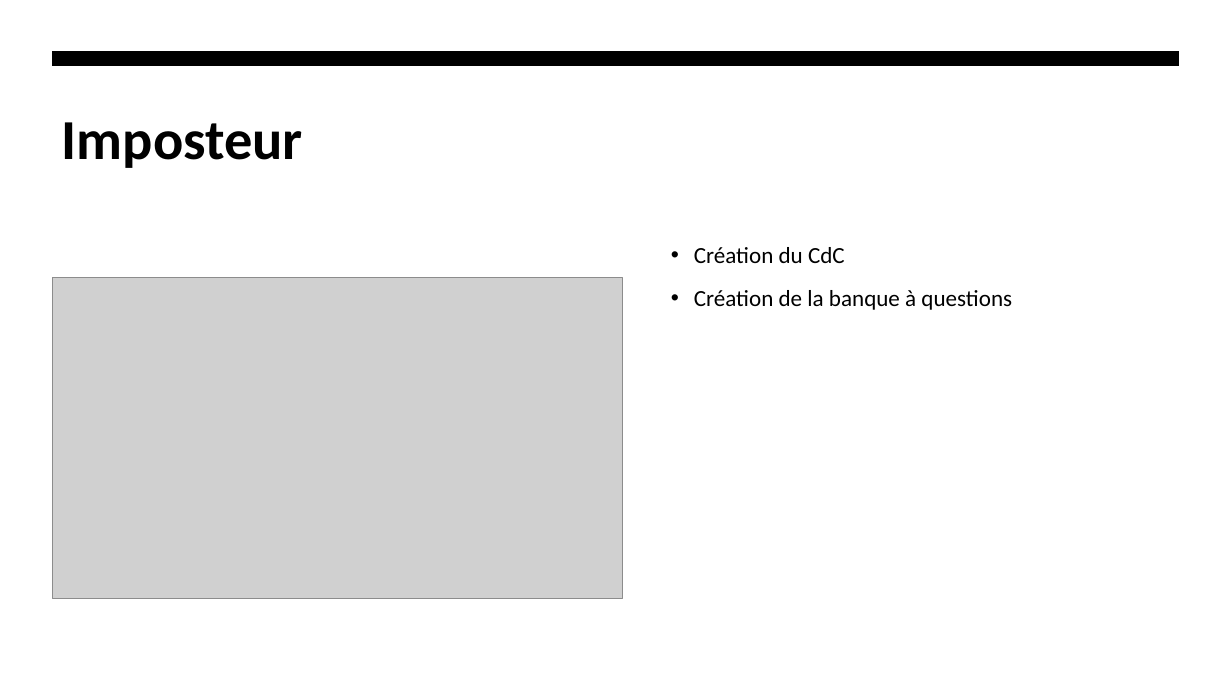
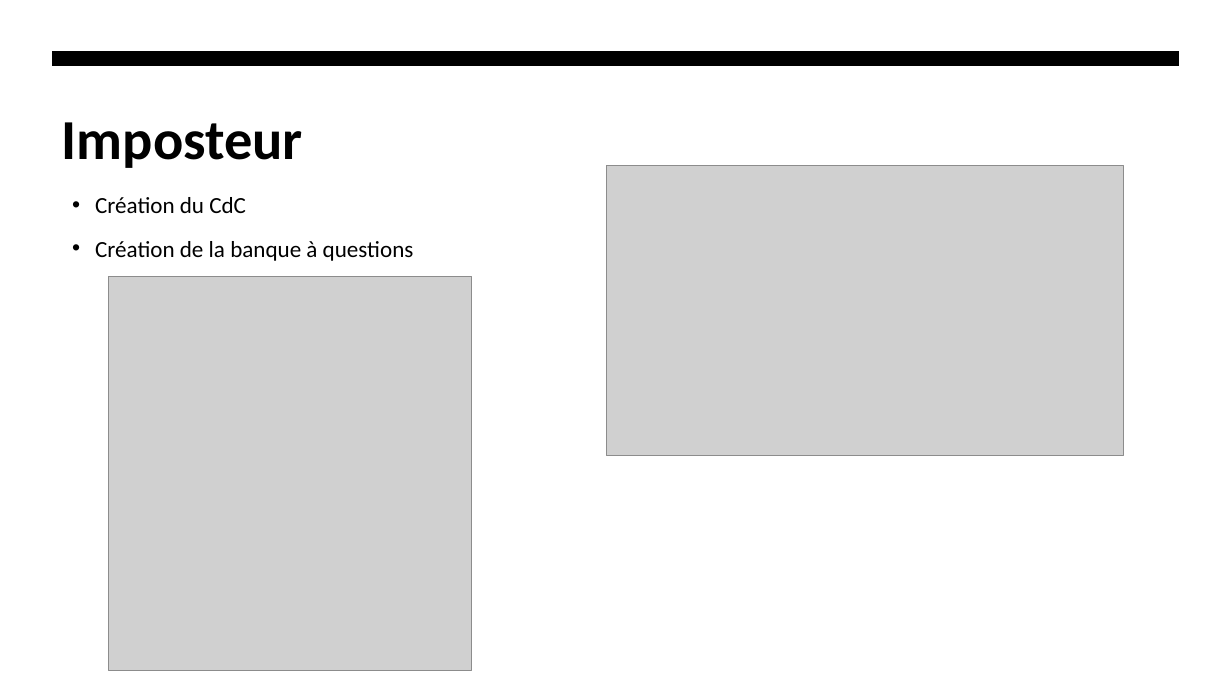
Before and after one commit to Agashae/MoonWebsite, a slide deck: slide 4 of annexe/Presentation.pptx. Drawn at 1232x693 pixels with LibreOffice and Linux fonts; fonts in the diff are those of the drawing; grey boxes stand for pictures. Boxes give left, top, right and bottom in pixels: in the first picture for what was removed or moved away, otherwise in the second. Text is boxed around its words. In the diff, an @@ line names an element or a change of style, - is before the commit and + after.

```diff
--- a/annexe/Presentation.pptx
+++ b/annexe/Presentation.pptx
@@ picture: place and size @@
-picture at [53,278,623,599]
+picture at [606,165,1123,457]
@@ text "Création du CdC": place and size @@
-text "Création du CdC" at [694,247,1012,310]
+text "Création du CdC" at [95,197,414,261]
@@ picture added at [109,276,472,670] @@
```
Also in this commit, not shown: 5 other slides changed, 1 slide added, 2 slides removed, 4 other files.
